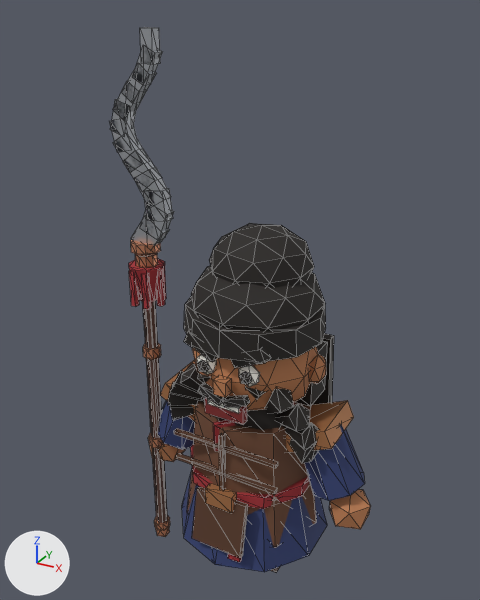
Before and after pictures for a commit that changed the glTF model godot3d/assets/models/zhang_fei.glb.
Both versions are drawn from a camera (50 mm lens) standing at (1.44, -2.77, 2.95) and looking at (-0.12, 0.05, 1.54). Every picture has the same lights, and +X, +Y and +Z are marked at lower left. The picture after the commit comes second. Mesh edges are drawn as thin lines. Vertices at exactly the same position are counted once.

The first picture shows 'zhang_fei_mesh'.
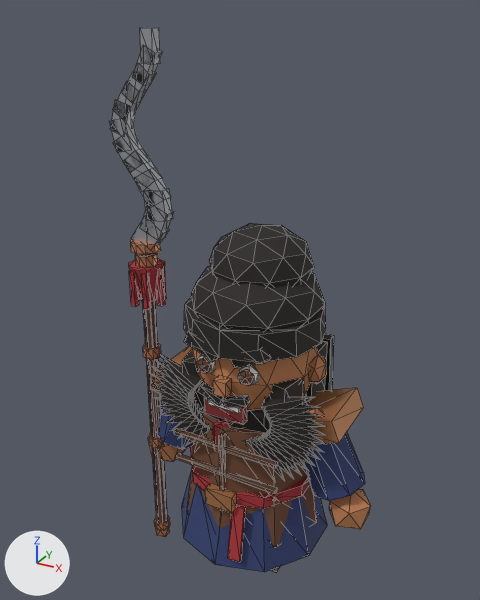
The change, as a list of edits to the scene's bpy script:
```text
Add mat_iris:
    mat_iris = principled_material('iris')
    mat_iris.base_color = (0.101, 0.0303, 0.0104)  # brown #59311a
    mat_iris.roughness = 0.8
Change me_cube:
    used by ob_zhang_fei_mesh; location = (0.0, 0.0, 0.0)
    remove me_cube.from_pydata(...)  # 964 vertices, 1592 faces; spans x -0.75..0.7, y -0.44..0.45, z -0.17..2.87
    add me_cube.from_pydata(...)  # 1164 vertices, 1888 faces; spans x -0.75..0.7, y -0.44..0.45, z -0.17..2.87
    me_cube part 1: the loose piece of 8 vertices spanning x -0.52..-0.2, y -0.16..0.16, z 0.82..1.04 is scaled about its middle by (1.15, 1.13, 1.11), then moved by (-0.02, 0.0, 0.07)
    me_cube part 2: the loose piece of 8 vertices spanning x 0.2..0.52, y -0.16..0.16, z 0.82..1.04 is scaled about its middle by (1.15, 1.13, 1.11), then moved by (0.02, 0.0, 0.07)
    me_cube part 3: a new loose piece, an icosphere of 20 faces spanning x 0.31..0.48, y -0.15..-0.05, z 0.94..1.12, in mat_dbronze (brown #9b643e)
    me_cube part 4: a new loose piece, an icosphere of 80 faces spanning x -0.34..0.34, y -0.28..0.2, z 0.74..1.22, in mat_black (black #211c19)
    me_cube part 5: the loose piece of 6 vertices spanning x 0.15..0.41, y -0.27..-0.13, z 0.99..1.17 is multiplied about its middle by the matrix ((-0.964, 0.299, 0.026), (0.299, 0.949, 0.173), (0.026, 0.173, -0.995)), then moved by (0.02, -0.06, 0.08)
    me_cube part 6: the loose piece of 6 vertices spanning x -0.41..-0.15, y -0.27..-0.13, z 0.99..1.17 is multiplied about its middle by the matrix ((-0.964, -0.299, -0.026), (-0.299, 0.949, 0.173), (-0.026, 0.173, -0.995)), then moved by (-0.02, -0.06, 0.08)
    me_cube part 7: the loose piece of 6 vertices spanning x 0.11..0.33, y -0.28..-0.14, z 1.01..1.25 is multiplied about its middle by the matrix ((-0.8, 0.332, -0.52), (0.222, 0.949, 0.265), (0.576, 0.095, -0.824)), then moved by (0.1, -0.04, 0.0)
    me_cube part 8: the loose piece of 6 vertices spanning x -0.33..-0.11, y -0.28..-0.14, z 1.01..1.25 is multiplied about its middle by the matrix ((-0.8, -0.332, 0.52), (-0.222, 0.949, 0.265), (-0.576, 0.095, -0.824)), then moved by (-0.1, -0.04, 0.0)
    me_cube part 9: the loose piece of 8 vertices spanning x -0.15..0.15, y -0.44..-0.34, z 0.29..0.59 is deleted
    me_cube part 10: 19 vertices moved from x -0.15..0.15, y -0.35..-0.3, z 1.28..1.35 to x -0.16..0.16, y -0.35..-0.28, z 1.27..1.36; 50 vertices removed from x -0.44..0.44, y -0.32..0.07, z 0.8..1.35; 210 vertices added at x -0.52..0.52, y -0.37..-0.07, z 0.64..1.36
    me_cube part 11: 30 faces spanning x -0.16..0.16, y -0.35..-0.28, z 1.27..1.36 switch from mat_black (black #211c19) to mat_iris (brown #59311a)
    other edits to the shape of me_cube do not show in these pictures
```

Pixel boxes [x1, y1, x2, y2] of what changed, in the pictures (480 x 600 px; the box of a moved part takes in the faces that stretch with it):
part 1 of me_cube, moved or reshaped
    before: [160, 360, 197, 421]
    after: [151, 346, 192, 390]
part 2 of me_cube, moved or reshaped
    before: [286, 400, 354, 452]
    after: [309, 387, 364, 444]
part 3 of me_cube, added (mostly hidden)
    after: [305, 408, 324, 419]
part 4 of me_cube, added
    after: [200, 394, 310, 432]
part 5 of me_cube, moved or reshaped
    before: [275, 404, 310, 431]
    after: [262, 397, 314, 419]
part 6 of me_cube, moved or reshaped
    before: [170, 371, 203, 399]
    after: [160, 354, 202, 396]
part 7 of me_cube, moved or reshaped
    before: [265, 388, 294, 414]
    after: [267, 412, 324, 422]
part 8 of me_cube, moved or reshaped
    before: [180, 363, 203, 391]
    after: [153, 367, 192, 400]
part 9 of me_cube, deleted (brown)
    before: [192, 486, 248, 558]
part 10 of me_cube, built on
    before: [168, 360, 319, 463]
    after: [151, 349, 326, 481]
part 11 of me_cube, recoloured
    both: [203, 372, 252, 385]
